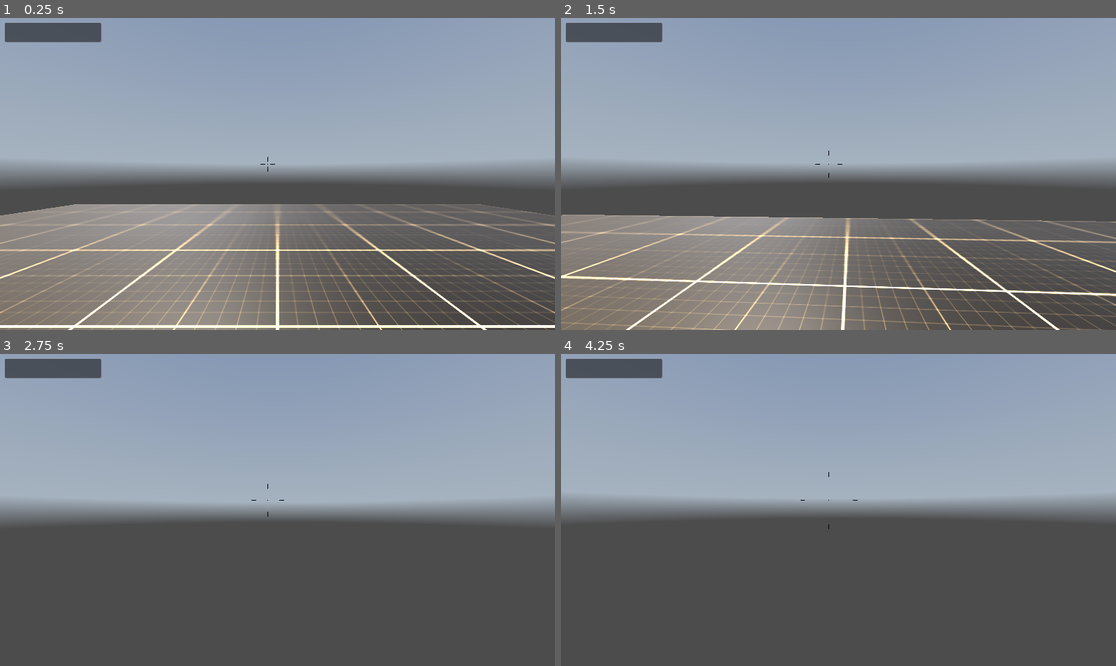
Above: before the commit, frames 1-4 (two rows, left to right).
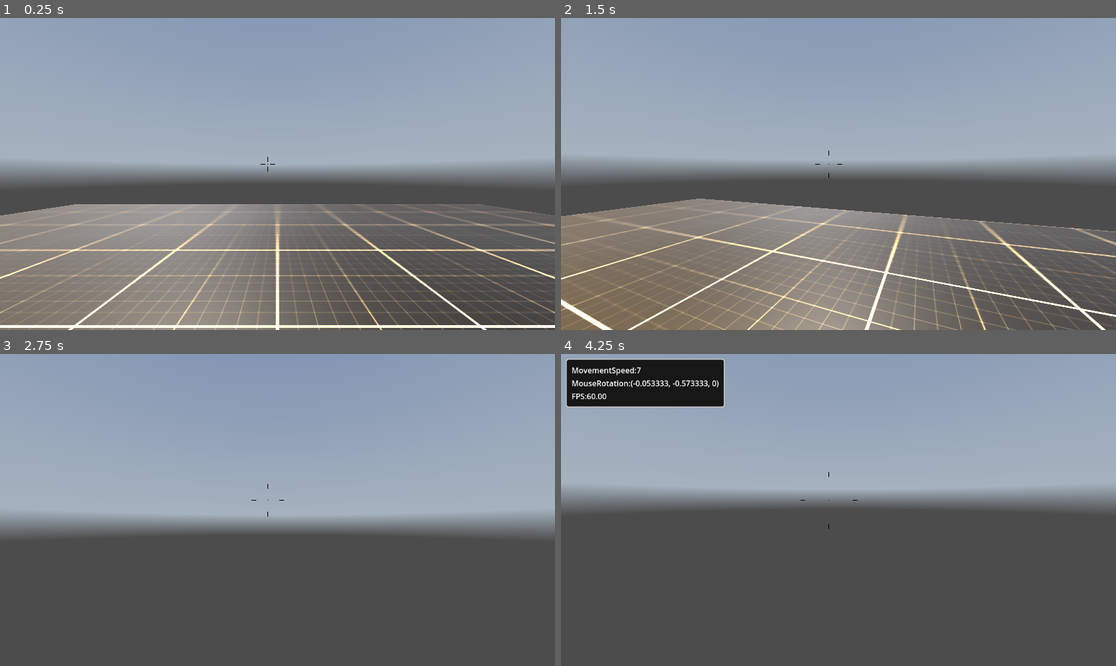
Above: after the commit, the same moments.

Repository: L-ourie/The-Thieves-of-the-Sea
Game: Godot game, scene res://levels/THELEVEL.tscn
Same seed, same stepped clock (60 frames per second), same inputs: the game is played once before the commit and once after it. A sky picture missing from this copy of the repository is replaced by a grey-blue gradient.
Inputs (mouse positions are in pixels of both pictures, inside the frame that each line leads up to):
- Up to frame 1 (0.25 s): no input
- Up to frame 2 (1.5 s): tap Enter at 0.5 s; move the mouse to (866, 174) at 0.52 s; hold Ctrl (crouch) 0.53-1.28 s; hold W (move_forward) from 0.53 s (still down); tap Space (jump) at 0.77 s; move the mouse to (810, 174) at 1.27 s; tap Ctrl (crouch) at 1.35 s
- Up to frame 3 (2.75 s): keep holding W (move_forward); tap Space (jump) at 1.52 s; move the mouse to (288, 503) at 2.02 s; hold Ctrl (crouch) from 2.03 s (still down)
- Up to frame 4 (4.25 s): keep holding W (move_forward); tap Space (jump) at 2.75, 3.02, 3.77 s; move the mouse to (832, 516) at 2.77 s; release Ctrl (crouch) at 2.78 s; tap Ctrl (crouch) at 2.85 s; tap Enter at 3.5 s; move the mouse to (877, 513) at 3.52 s; hold Ctrl (crouch) from 3.53 s (still down); tap Alt (debug, bound only after the commit) at 4.15 s

The runs differ from the first frame. In frame 1, 1.1% of the frame differs, in the area x 0-19%, y 1-8%; in frame 2, 17%, in the area x 0-100%, y 1-100%; in frame 3, 9.7%; in frame 4, 12%.

Commit message:
debug

Diff:
--- /dev/null
+++ b/Scripts/WalkingPlayerState.gd
@@ -0,0 +1,7 @@
+class_name WalkingPlayerState
+
+extends State
+
+func upadate(delta):
+	if Global.player.velocity.length() == 0.0:
+		transition.emit("IdlePlayerState")# Will call on transition function in state machine
--- /dev/null
+++ b/Scripts/global.gd
@@ -0,0 +1,4 @@
+extends Node
+#singelton  loads before everything and can store global variables
+var debug# reference to debug panel for debug
+var player
--- /dev/null
+++ b/Scripts/state.gd
@@ -0,0 +1,18 @@
+class_name State# class name let you reference the script easily
+
+extends Node
+
+signal transition(new_state_name:StringName)#used to communicate between scripts
+#four functions to hanlde transtion to different states
+
+func enter() ->void:
+	pass
+
+func exit() ->void:
+	pass
+
+func update(delta: float) ->void:#procces function
+	pass
+
+func physics_update(delta:float)-> void:#physics process
+	pass
--- /dev/null
+++ b/Scripts/state_machine.gd
@@ -0,0 +1,30 @@
+class_name StateMachine
+
+extends Node
+@export var CURRENT_STATE: State
+var states: Dictionary ={}# will hold any child of our state machine
+
+func _ready():
+	for child in get_children():#check if our child is in the state class/ if it has a state script attached
+		if child is State:
+			states[child.name] = child#add our child state to our state dictionarry
+			child.transition.connect(on_child_transition)# connect signal from state script to the on child
+		else:
+			push_warning("State contatins bad child node")# warning if we find a node that isn't a state
+	CURRENT_STATE.enter()#export
+
+func _process(delta):# in our state script
+	CURRENT_STATE.update(delta)
+
+func _physics_process(delta):
+	CURRENT_STATE.physics_update(delta)
+
+func on_child_transition(new_state_name: StringName)-> void:#state name being passed as a parameter
+	var new_state =states.get(new_state_name)#set a new state variable to the state that matches in our dicitonarry
+	if new_state != null:# if we find the state
+		if new_state != CURRENT_STATE:# we check if isn't the state were in currently
+			CURRENT_STATE.exit()
+			new_state.enter()
+			CURRENT_STATE= new_state# make new state main state
+	else:
+		push_warning("state doesn't exist")
--- /dev/null
+++ b/controllers/IdleStateMachine.gd
@@ -0,0 +1,7 @@
+class_name IdlePlayerState
+
+extends State
+#WILL CHECK IF PLAYER HAS VELOCITY
+func upadate(delta):
+	if Global.player.velocity.length()> 0.0:
+		transition.emit("WalkingPlayerState")# Will call on transition function in state machine
--- /dev/null
+++ b/controllers/debugl.gd
@@ -0,0 +1,40 @@
+extends PanelContainer
+
+@onready var property_container = %VBoxContainer
+
+#var property
+var frames_per_second : String
+
+func _ready():
+	visible = false#makes it invisble
+	#prints the fps
+	Global.debug = self # global reference to self in the global script
+	# makes the variable in the global script = to this
+func _process(delta):
+	if visible:
+		#uses delta time to get approx fps per second and to round two decimal place
+		frames_per_second = "%.2f"%(1.0/delta) #gets fps every frame
+		#property.text = property.name +": "+ frames_per_second
+func _input(event):
+	#toggle debug panel
+	if event.is_action_pressed("debug"):
+		visible = !visible
+#debug function to add and update
+func add_property(title: String,value, order):
+	var target # will hold our new label node
+	target = property_container.find_child(title,true,false)# try to find label node w same name
+	if !target:#if there is no current label node for property ex. initial load
+		target = Label.new()# creat new label node
+		property_container.add_child(target)# add new node as child to Vbox
+		target.name = title #set name to title
+		target.text = target.name + ":" + str(value)#set text value
+	elif visible:
+		target.text = title + ":" + str(value) # update text value
+		property_container.move_child(target,order)#Reorder property based on given order value
+
+#function to add new debug property
+#func add_debug_property(title:String,value):
+	#property = Label.new()#creats new label
+	#property_container.add_child(property)#add new node as child to vbox
+	#property.name = title #set name to title
+	#property.text = property.name +value
--- a/controllers/fps_controller.tscn
+++ b/controllers/fps_controller.tscn
@@ -1,9 +1,13 @@
-[gd_scene load_steps=11 format=3 uid="uid://c3ffql15mo0aj"]
+[gd_scene load_steps=15 format=3 uid="uid://c3ffql15mo0aj"]
 
 [ext_resource type="Script" path="res://controllers/scripts/fps_controller.gd" id="1_pgc1p"]
 [ext_resource type="Material" uid="uid://b4gwd5h7ixvct" path="res://materials/player.tres" id="2_gldw4"]
 [ext_resource type="Script" path="res://controllers/Reticle.gd" id="3_hqb2d"]
 [ext_resource type="Theme" uid="uid://cxr12gx3irt75" path="res://themes/debug.tres" id="3_syhae"]
+[ext_resource type="Script" path="res://controllers/debugl.gd" id="4_vp7hg"]
+[ext_resource type="Script" path="res://Scripts/state_machine.gd" id="6_boae6"]
+[ext_resource type="Script" path="res://controllers/IdleStateMachine.gd" id="7_mlvpl"]
+[ext_resource type="Script" path="res://Scripts/WalkingPlayerState.gd" id="8_batpj"]
 
 [sub_resource type="CapsuleShape3D" id="CapsuleShape3D_u6tj1"]
 
@@ -101,7 +105,7 @@
 SPEED_CROUCH = 3.0
 SPEED_DEFAULT = 7.0
 JUMP_VELOCITY = 4.0
-MOUSE_SENSITIVITY = 0.06
+MOUSE_SENSITIVITY = 0.4
 CAMERA_CONTROLLER = NodePath("CameraController/Camera3D")
 ANIMATIONPLAYER = NodePath("AnimationPlayer")
 CROUCH_SHAPECAST = NodePath("ShapeCast3D")
@@ -144,16 +148,19 @@
 
 [node name="DebugPanel" type="PanelContainer" parent="UI"]
 custom_minimum_size = Vector2(200, 0)
+layout_mode = 0
 offset_left = 10.0
 offset_top = 10.0
 offset_right = 210.0
 offset_bottom = 50.0
 theme = ExtResource("3_syhae")
+script = ExtResource("4_vp7hg")
 
 [node name="MarginContainer" type="MarginContainer" parent="UI/DebugPanel"]
 layout_mode = 2
 
 [node name="VBoxContainer" type="VBoxContainer" parent="UI/DebugPanel/MarginContainer"]
+unique_name_in_owner = true
 layout_mode = 2
 
 [node name="Reticle" type="CenterContainer" parent="UI" node_paths=PackedStringArray("RETICLE_LINES", "PLAYER_CONTROLLER")]
@@ -193,4 +200,14 @@
 width = 2.0
 default_color = Color(0, 0, 0, 1)
 
+[node name="PlayerStateMachine" type="Node" parent="." node_paths=PackedStringArray("CURRENT_STATE")]
+script = ExtResource("6_boae6")
+CURRENT_STATE = NodePath("IdleStateMachine")
+
+[node name="IdleStateMachine" type="Node" parent="PlayerStateMachine"]
+script = ExtResource("7_mlvpl")
+
+[node name="WalkingPlayerState" type="Node" parent="PlayerStateMachine"]
+script = ExtResource("8_batpj")
+
 [connection signal="animation_started" from="AnimationPlayer" to="." method="_on_animation_player_animation_started"]
--- a/controllers/scripts/fps_controller.gd
+++ b/controllers/scripts/fps_controller.gd
@@ -18,6 +18,7 @@
 var _mouse_rotation : Vector3
 var _player_rotation : Vector3
 var _camera_rotation : Vector3
+var frames_per_second : String
 
 var _is_crouching : bool = false
 # Get the gravity from the project settings to be synced with RigidBody nodes.
@@ -63,6 +64,7 @@
 	_tilt_input = 0.0
 
 func _ready():
+	Global.player = self
 
 	# Get mouse input
 	Input.mouse_mode = Input.MOUSE_MODE_CAPTURED
@@ -72,9 +74,12 @@
 	#add crouch check shapecast collision exception for our character
 	CROUCH_SHAPECAST.add_exception($".")
 func _physics_process(delta):
-
+	frames_per_second = "%.2f"%(1.0/delta)
 	# Update camera movement based on mouse movement
 	_update_camera(delta)
+	Global.debug.add_property("MovementSpeed",_speed,1)
+	Global.debug.add_property("MouseRotation",_mouse_rotation,2)
+	Global.debug.add_property("FPS",frames_per_second,3)
 
 	# Add the gravity.
 	if not is_on_floor():
--- a/project.godot
+++ b/project.godot
@@ -14,6 +14,14 @@
 run/main_scene="res://levels/THELEVEL.tscn"
 config/features=PackedStringArray("4.1", "Forward Plus")
 config/icon="res://icon.svg"
+
+[autoload]
+
+Global="*res://Scripts/global.gd"
+
+[display]
+
+window/vsync/vsync_mode=0
 
 [input]
 
@@ -52,3 +60,8 @@
 "events": [Object(InputEventKey,"resource_local_to_scene":false,"resource_name":"","device":-1,"window_id":0,"alt_press …(182 unchanged characters)…
 ]
 }
+debug={
+"deadzone": 0.5,
+"events": [Object(InputEventKey,"resource_local_to_scene":false,"resource_name":"","device":-1,"window_id":0,"alt_pressed":false,"shift_pressed":false,"ctrl_pressed":false,"meta_pressed":false,"pressed":false,"keycode":0,"physical_keycode":4194328,"key_label":0,"unicode":0,"echo":false,"script":null)
+]
+}
--- a/themes/debug.tres
+++ b/themes/debug.tres
@@ -1,3 +1,19 @@
-[gd_resource type="Theme" format=3 uid="uid://cxr12gx3irt75"]
+[gd_resource type="Theme" load_steps=2 format=3 uid="uid://cxr12gx3irt75"]
+
+[sub_resource type="StyleBoxFlat" id="StyleBoxFlat_r5y5x"]
+bg_color = Color(0.0901961, 0.0901961, 0.0901961, 1)
+border_width_left = 2
+border_width_top = 2
+border_width_right = 2
+border_width_bottom = 2
+corner_radius_top_left = 5
+corner_radius_top_right = 5
+corner_radius_bottom_right = 5
+corner_radius_bottom_left = 5
 
 [resource]
+MarginContainer/constants/margin_bottom = 10
+MarginContainer/constants/margin_left = 10
+MarginContainer/constants/margin_right = 10
+MarginContainer/constants/margin_top = 10
+PanelContainer/styles/panel = SubResource("StyleBoxFlat_r5y5x")
